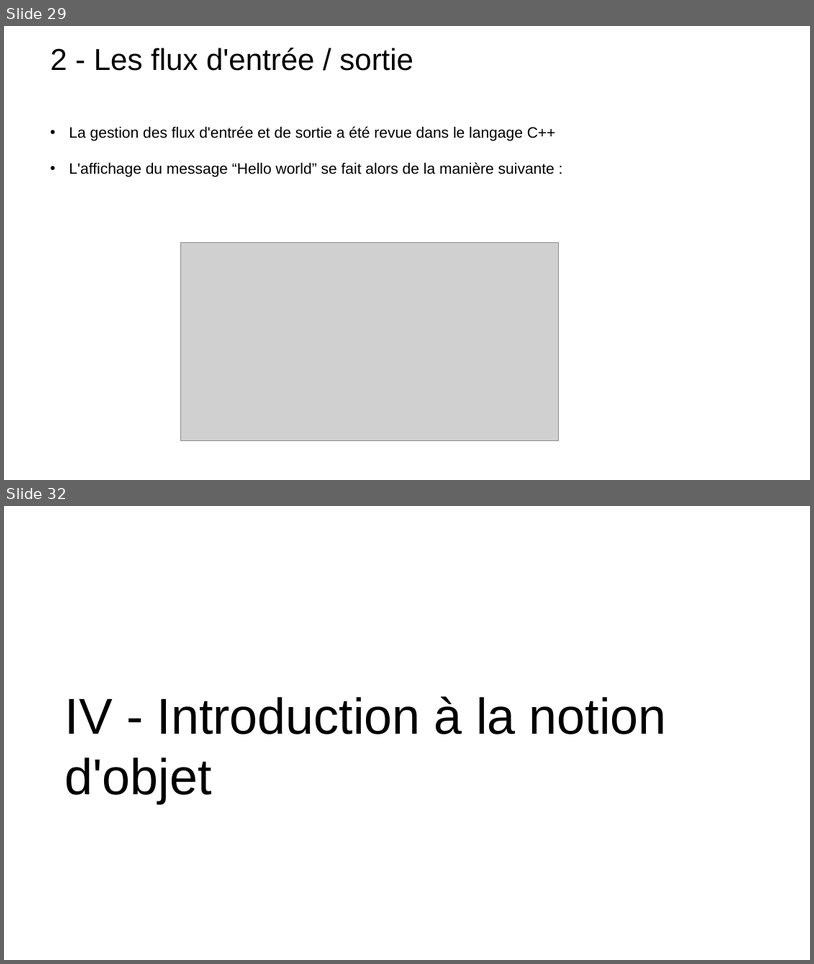
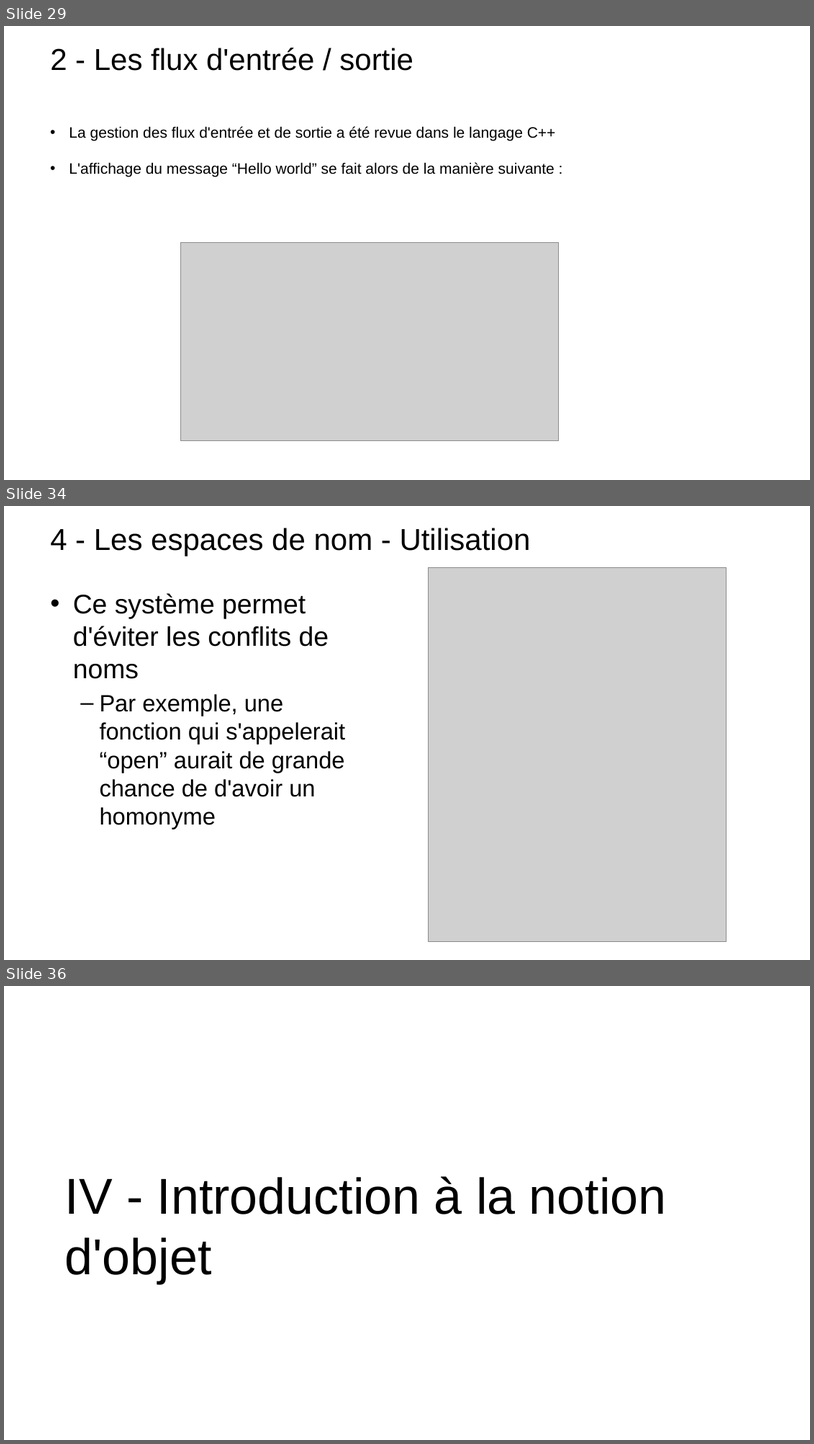
Before and after one commit to t-tortosa/cppCourses, a slide deck: POO.pptx. Shown one above the other, each under a label of ours: slides 29 and 32 before the commit, slides 29, 34 and 36 after it; the slides between them are not shown. The pictures are 814x964 and 814x1444 pixels, drawn with LibreOffice and Linux fonts; fonts in the diff are those of the drawing; grey boxes stand for pictures; background and template pictures are left out. Boxes give left, top, right and bottom in pixels: in the first picture for what was removed or moved away, otherwise in the second. Text is boxed around its words. In the diff, an @@ line names an element or a change of style, - is before the commit and + after.

```diff
--- a/POO.pptx
+++ b/POO.pptx
@@ slide 34 added at (4,506,810,960), background picture (left out) @@
@@ title added at (50,528,531,556), 36 pt, text #000000 @@
+4 - Les espaces de nom - Utilisation
@@ picture added at (429,568,727,942) @@
@@ text added at (73,593,345,829), 28 pt, text #000000 @@
+• Ce système permet d'éviter les conflits de noms
+  – Par exemple, une fonction qui s'appelerait “open” aurait de grande chance de d'avoir un homonyme
@@ what was slide 32 is now slide 36 @@
```
Also in this commit, not shown: 4 slides changed, 4 other slides added, 5 other files.
